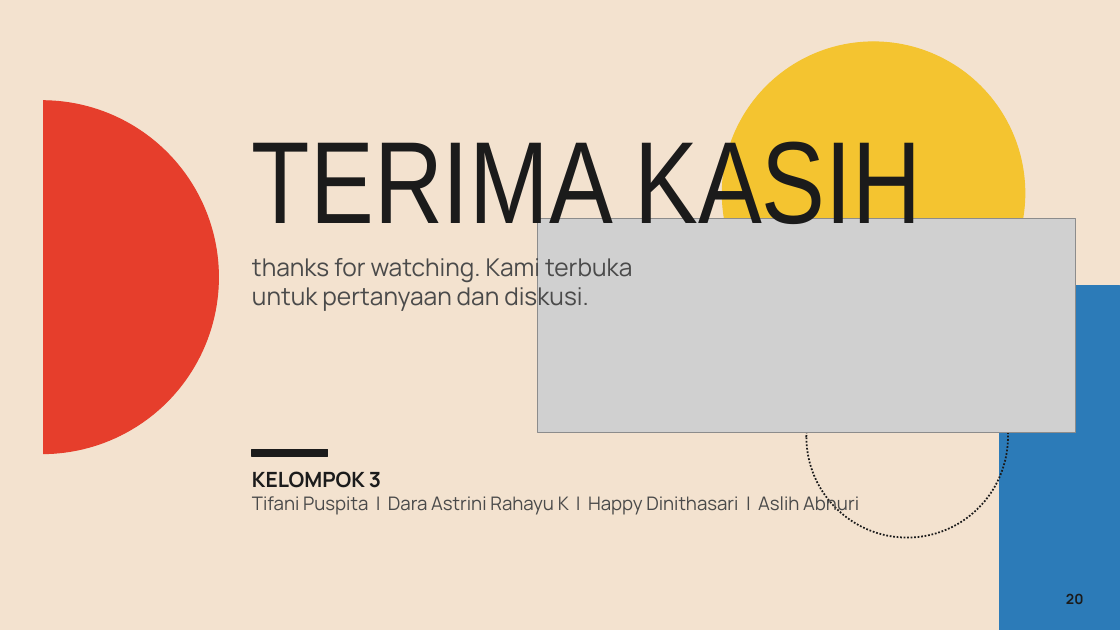
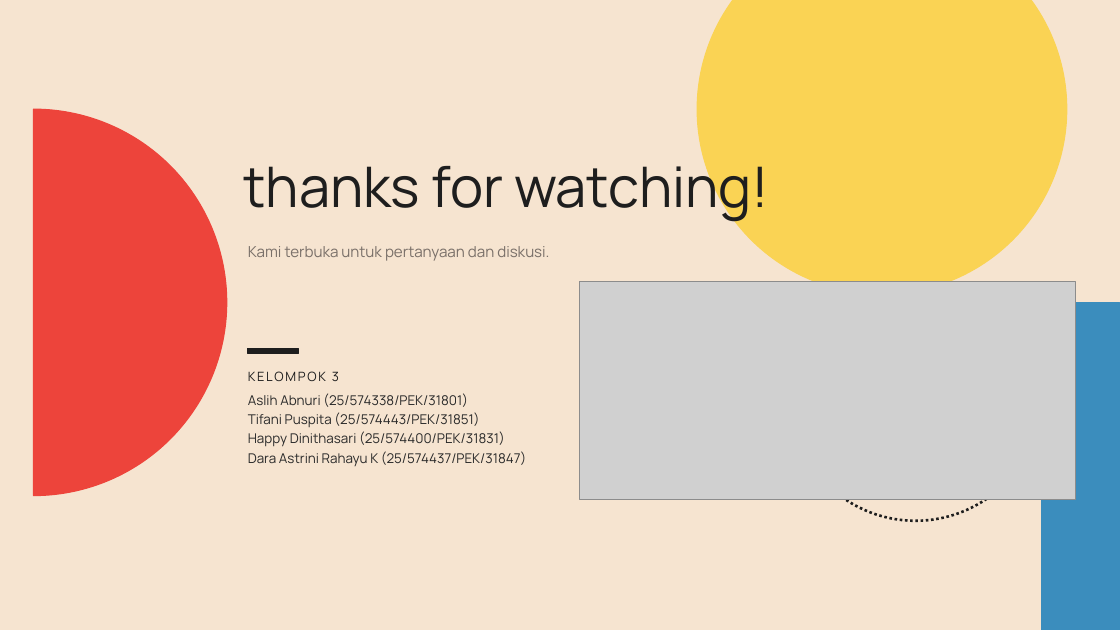
Before and after one commit to aslihabnuri/Dom-Manipulation, a slide deck: slide 20 of strategic-management/airasia-case/SMJKT_Group 3_Aslih_Case AirAsia.pptx. Drawn at 1120x630 pixels with LibreOffice and Linux fonts; fonts in the diff are those of the drawing; grey boxes stand for pictures. Boxes give left, top, right and bottom in pixels: in the first picture for what was removed or moved away, otherwise in the second. Text is boxed around its words. In the diff, an @@ line names an element or a change of style, - is before the commit and + after.

```diff
--- a/strategic-management/airasia-case/SMJKT_Group 3_Aslih_Case AirAsia.pptx
+++ b/strategic-management/airasia-case/SMJKT_Group 3_Aslih_Case AirAsia.pptx
@@ background #F3E2CF to #F6E4D0 @@
@@ ellipse resized from (x1=723, y1=42, x2=1025, y2=344) to (x1=697, y1=0, x2=1067, y2=294) @@
@@ ellipse at (x1=697, y1=0, x2=1067, y2=294): fill #F4C430 to #FAD354; outline #F4C430 1 pt to #FAD354 1 pt @@
@@ pie slice (boxed as its full ellipse) resized from (x1=0, y1=101, x2=218, y2=454) to (x1=0, y1=109, x2=227, y2=496) @@
@@ pie slice (boxed as its full ellipse) at (x1=0, y1=109, x2=227, y2=496): ellipse to pie slice (boxed as its full ellipse); fill #E63E2C to #ED443B; outline #E63E2C 1 pt to #ED443B 1 pt @@
@@ rectangle removed at (x1=0, y1=99, x2=42, y2=455) @@
@@ text removed at (x1=252, y1=129, x2=921, y2=244) @@
-TERIMA KASIH
@@ text added at (x1=244, y1=154, x2=769, y2=221), 48 pt, text #1E1E1E @@
+thanks for watching!
@@ text at (x1=248, y1=246, x2=549, y2=261): text changed; size 21 to 13 pt; text colour #4A4A4A to #7A7069 @@
-thanks for watching. Kami terbuka untuk pertanyaan dan diskusi.
+Kami terbuka untuk pertanyaan dan diskusi.
@@ arc (boxed as its full ellipse) added at (x1=790, y1=269, x2=1042, y2=521), outline #1E1E1E 2.25 pt dashed @@
@@ picture resized from (x1=538, y1=218, x2=1075, y2=433) to (x1=580, y1=281, x2=1075, y2=500) @@
@@ rectangle resized from (x1=1000, y1=286, x2=1120, y2=630) to (x1=1042, y1=302, x2=1120, y2=630) @@
@@ rectangle at (x1=1042, y1=302, x2=1120, y2=630): fill #2C7BB8 to #3B8DBD; outline #2C7BB8 1 pt to #3B8DBD 1 pt @@
@@ rectangle added at (x1=248, y1=349, x2=298, y2=354), fill #1E1E1E, outline #1E1E1E 1 pt @@
@@ ellipse removed at (x1=807, y1=336, x2=1008, y2=538) @@
@@ text added at (x1=248, y1=371, x2=526, y2=466), 11.5 pt, text #2A2A2A @@
+KELOMPOK 3
+Aslih Abnuri (25/574338/PEK/31801)
+Tifani Puspita (25/574443/PEK/31851)
+Happy Dinithasari (25/574400/PEK/31831)
+Dara Astrini Rahayu K (25/574437/PEK/31847)
@@ rectangle removed at (x1=252, y1=450, x2=328, y2=456) @@
@@ text removed at (x1=252, y1=471, x2=859, y2=515) @@
-KELOMPOK 3
-Tifani Puspita | Dara Astrini Rahayu K | Happy Dinithasari | Aslih Abnuri
@@ text removed at (x1=1066, y1=594, x2=1084, y2=604) @@
-20
```
Also in this commit, not shown: 19 other slides changed, 28 other files.
